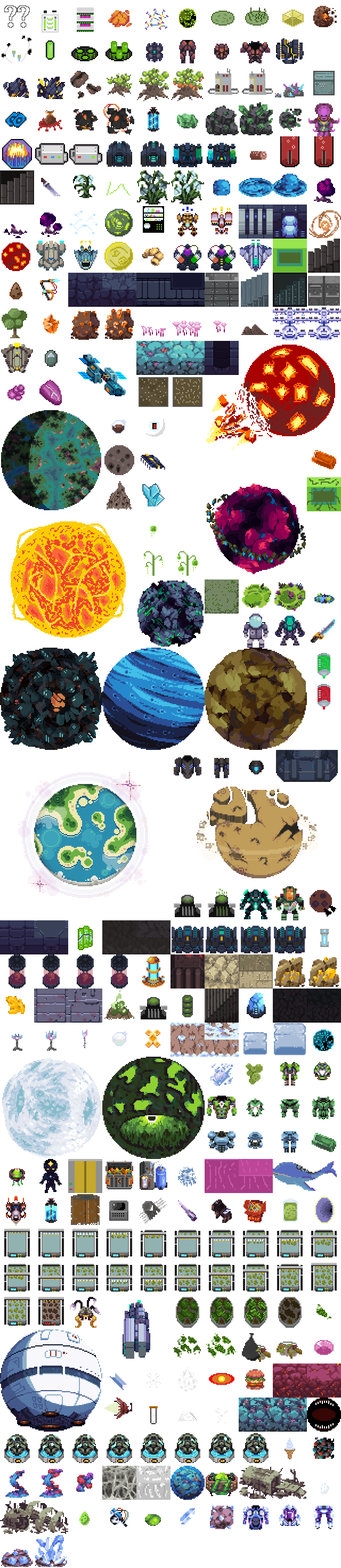
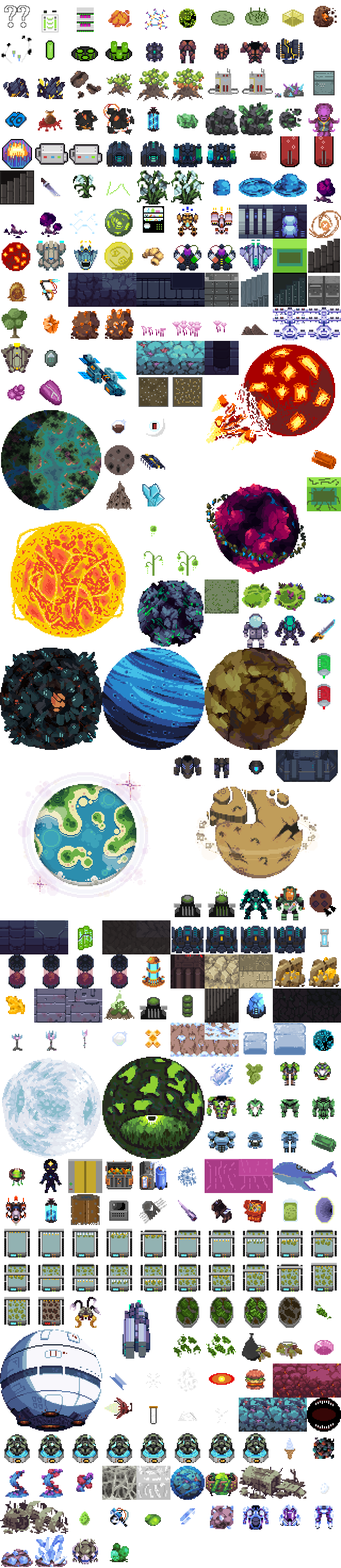
Layer changes from the first 341 x 1568 image to the second:
added layer "acid-egg" above "ai" over [109, 1542, 129, 1563]
added layer "science-vessel" above "shuttle" over [72, 1538, 98, 1565]
added layer "voon-egg" (1st of 2) above "voon-egg" over [7, 282, 27, 302]
